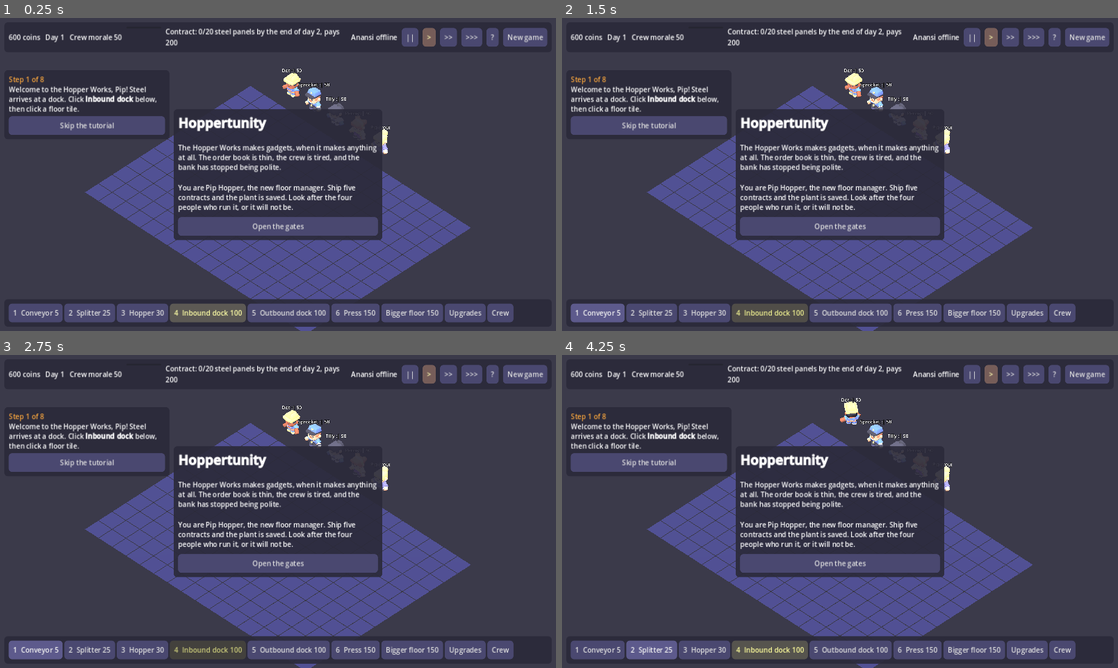
Above: before the commit, frames 1-4 (two rows, left to right).
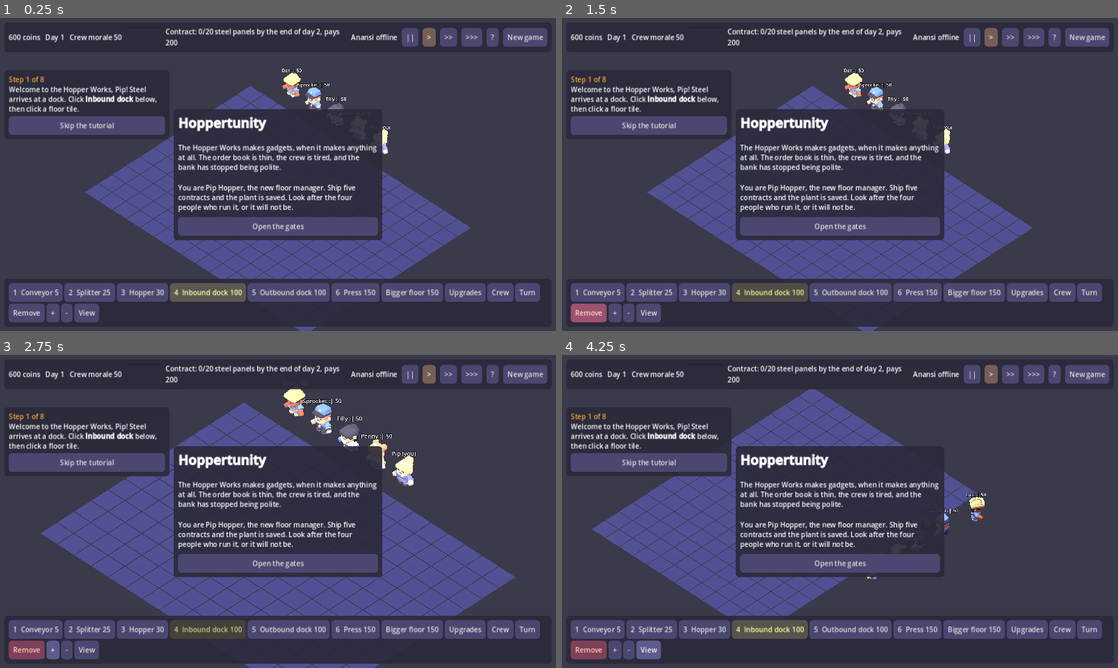
Above: after the commit, the same moments.

Repository: avielbaum/anansi
Game: Godot game, scene res://main.tscn
The game is run twice, just before and just after one commit, with the same random seed, the same clock (stepped at 60 frames per second) and the same inputs.
Inputs (mouse positions are in pixels of both pictures, inside the frame that each line leads up to):
- Up to frame 1 (0.25 s): no input
- Up to frame 2 (1.5 s): click (1090, 293) at 0.5 s, where only the run after the commit has a clickable "Turn"; click (589, 312) at 1.25 s, where only the run after the commit has a clickable "Remove"
- Up to frame 3 (2.75 s): click (55, 649) at 2 s, where only the run after the commit has a clickable "+"
- Up to frame 4 (4.25 s): click (628, 649) at 2.75 s, where only the run after the commit has a clickable "-"; click (650, 649) at 3.5 s, where only the run after the commit has a clickable "View"

The runs differ from the first frame. In frame 1, 10% of the frame differs, in the area x 1-98%, y 83-98%; in frame 2, 10%; in frame 3, 20%; in frame 4, 23%, in the area x 1-98%, y 10-100%.

Commit message:
Hoppertunity: on-screen Turn, Remove, zoom and view buttons, drag to move the view, click a tool again to put it away
Co-Authored-By: Claude Fable 5.2 <noreply@anthropic.com>

Diff:
--- a/examples/hoppertunity/src/main.gd
+++ b/examples/hoppertunity/src/main.gd
@@ -26,7 +26,7 @@
 	"smart": ["button-floor-round", 1.0, Color(0.6, 1.0, 0.7)],
 }
 const CREW_LOOK := {"dock": "character-worker", "tech": "character-male-c", "qa": "character-female-e", "sales": "character-female-b"}
-const HELP := "Click a build button (or press its number), then the floor. R turns the piece, right-click cancels …(245 unchanged characters)…
+const HELP := "Every key has a button in the bottom bar, so a touch screen works too. Click a build button (or press its number), then the floor; click it again to put the tool away. Drag the floor to move the view. R turns the piece, right-click cancels …(245 unchanged characters)…
 ## The tutorial: what Pip is told, and the build button that pulses while she is told it. _tutorial_done() says when
 ## each step is finished.
 const TUTORIAL := [
@@ -47,8 +47,10 @@
 var player_id := ""
 var speed := 1.0
 var acc := 0.0
-var tool := ""  # the building being placed, "" for none
+var tool := ""  # the building being placed, "remove" for the remove tool, "" for none
 var tool_dir := 0
+var last_clicked := Vector2i(-1, -1)  # the tile last clicked with no tool, for the Turn button
+var remove_button: Button
 var talking := ""  # the coworker in the talk panel
 var modal := false  # a question or report is up (see _ask): time stands still
 var modal_queue := []  # the ones waiting their turn
@@ -766,13 +768,13 @@
 		for ch in ghost.get_children():
 			ch.queue_free()
 		ghost_key = want
-		if tool != "":
+		if LOOK.has(tool):
 			ghost.add_child(_model(tool, tool_dir))
 			var arrow := MeshInstance3D.new()
 			arrow.mesh = belt_mm.arrow.mesh
 			arrow.transform = _arrow_at(_arrow_spot(tool, Vector3.ZERO, tool_dir), tool_dir)
 			ghost.add_child(arrow)
-	ghost.visible = tool != "" and Rect2i(Vector2i.ZERO, sim.floor_size).has_point(pos)
+	ghost.visible = LOOK.has(tool) and Rect2i(Vector2i.ZERO, sim.floor_size).has_point(pos)
 	ghost.position = _center(pos) + Vector3(0, 0.05, 0)
 
 
@@ -800,19 +802,16 @@
 				if tool != "":
 					tool = ""
 				else:
-					var pos := _mouse_cell()
-					if sim.cells.has(pos):
-						_sfx("remove")
-					sim.demolish(pos)
-					_refresh(pos)
-	elif e is InputEventMouseMotion and e.button_mask & MOUSE_BUTTON_MASK_LEFT and tool == "belt":
-		_click(_mouse_cell())  # drag to lay a run of conveyor
-	elif e is InputEventMouseMotion and e.button_mask & MOUSE_BUTTON_MASK_MIDDLE:
+					_remove(_mouse_cell())
+	elif e is InputEventMouseMotion and e.button_mask & MOUSE_BUTTON_MASK_LEFT and tool in ["belt", "remove"]:
+		_click(_mouse_cell())  # drag to lay a run of conveyor, or to clear one
+	elif e is InputEventMouseMotion and (e.button_mask & MOUSE_BUTTON_MASK_MIDDLE or (e.button_mask & MOUSE_BUTTON_MASK_LEFT and tool == "")):
+		# drag the floor to move the view (a finger does the same: touches arrive as the left button)
 		pivot -= Basis(Vector3.UP, yaw * PI / 2 + PI / 4) * Vector3(e.relative.x, 0, e.relative.y * 1.5) * zoom / 700.0
 	elif e is InputEventKey and e.pressed and not e.echo:
 		match e.physical_keycode if e.physical_keycode != 0 else e.keycode:  # some browsers and tools send no physical key
 			KEY_R:
-				if tool != "":
+				if LOOK.has(tool):
 					tool_dir = (tool_dir + 1) % 4
 				else:
 					sim.rotate(_mouse_cell())
@@ -833,7 +832,27 @@
 					_sfx("click", -6.0)
 
 
+func _remove(pos: Vector2i) -> void:
+	if sim.cells.has(pos):
+		_sfx("remove")
+		sim.demolish(pos)
+		_refresh(pos)
+
+
+## The on-screen stand-in for the R key: turn the piece in hand, or with no tool the last building clicked.
+func _turn() -> void:
+	if LOOK.has(tool):
+		tool_dir = (tool_dir + 1) % 4
+	elif sim.cells.has(last_clicked):
+		sim.rotate(last_clicked)
+		_refresh(last_clicked)
+
+
 func _click(pos: Vector2i) -> void:
+	if tool == "remove":
+		_remove(pos)
+		return
+	last_clicked = pos
 	if tool != "":
 		if sim.build(tool, pos, tool_dir):
 			_refresh(pos)
@@ -1035,12 +1054,19 @@
 	for kind in Data.BUILD:
 		if kind in sim.unlocked:
 			var key := "%d  " % (build_buttons.size() + 1) if build_buttons.size() < 9 else ""  # number keys 1 to 9
-			var b := _button("%s%s %d" % [key, Data.BUILD[kind].name, Data.BUILD[kind].cost], build_bar, func(): tool = kind)
+			var b := _button("%s%s %d" % [key, Data.BUILD[kind].name, Data.BUILD[kind].cost], build_bar, func(): tool = "" if tool == kind else kind)
 			b.tooltip_text = _does(kind)
 			build_buttons[kind] = b
 	_button("Bigger floor %d" % sim.expand_cost(), build_bar, _expand).tooltip_text = "Two more rows and columns of floor."
 	_button("Upgrades", build_bar, _upgrades).tooltip_text = "One-off improvements to the whole plant."
 	_button("Crew", build_bar, _crew_sheet).tooltip_text = "Everyone's morale, pay, errands and story at a glance."
+	# everything the keyboard, wheel and right button do, for a touch screen or a one-button mouse
+	_button("Turn", build_bar, _turn).tooltip_text = "Turn the piece in hand, or the building you last clicked (R)."
+	remove_button = _button("Remove", build_bar, func(): tool = "" if tool == "remove" else "remove")
+	remove_button.tooltip_text = "Click buildings to remove them for half their price (or right-click one with no tool in hand)."
+	_button("+", build_bar, func(): zoom = maxf(6.0, zoom - 3.0)).tooltip_text = "Zoom in (mouse wheel)."
+	_button("-", build_bar, func(): zoom = minf(40.0, zoom + 3.0)).tooltip_text = "Zoom out (mouse wheel)."
+	_button("View", build_bar, func(): yaw = (yaw + 1) % 4).tooltip_text = "Turn the view a quarter (Q and E)."
 
 
 ## The four coworkers on one screen: what each is worth to the plant right now and how far their story has got.
@@ -1159,7 +1185,8 @@
 %s" % [tutorial + 1, TUTORIAL.size(), TUTORIAL[tutorial][0]]
 	var glow := 0.75 + 0.5 * absf(sin(Time.get_ticks_msec() / 300.0))
 	for kind in build_buttons:
-		build_buttons[kind].modulate = Color(glow, glow, glow * 0.6) if kind == want else Color.WHITE
+		build_buttons[kind].modulate = Color(glow, glow, glow * 0.6) if kind == want else (Color(1.6, 1.3, 0.8) if kind == tool else Color.WHITE)
+	remove_button.modulate = Color(1.7, 0.9, 0.8) if tool == "remove" else Color.WHITE
 
 
 func _toast(text: String) -> void:
--- a/examples/hoppertunity/test/checks.gd
+++ b/examples/hoppertunity/test/checks.gd
@@ -395,6 +395,15 @@
 	ok(s2.build("belt", Vector2i(9, 9), 0), "a save from before building spend was tracked still loads and plays")
 	g.tool = "belt"
 	g._click(Vector2i(10, 10))
+	g.tool = ""
+	g._click(Vector2i(10, 10))
+	g._turn()
+	var turned: int = g.sim.cells[Vector2i(10, 10)].dir
+	g.tool = "remove"
+	g._click(Vector2i(10, 10))
+	ok(turned == 1 and not g.sim.cells.has(Vector2i(10, 10)), "the Turn and Remove buttons do what R and the right button do")
+	g.tool = "belt"
+	g._click(Vector2i(10, 10))
 	g._confirm_new_game()
 	g._answer(g._new_game)
 	for i in 3:
